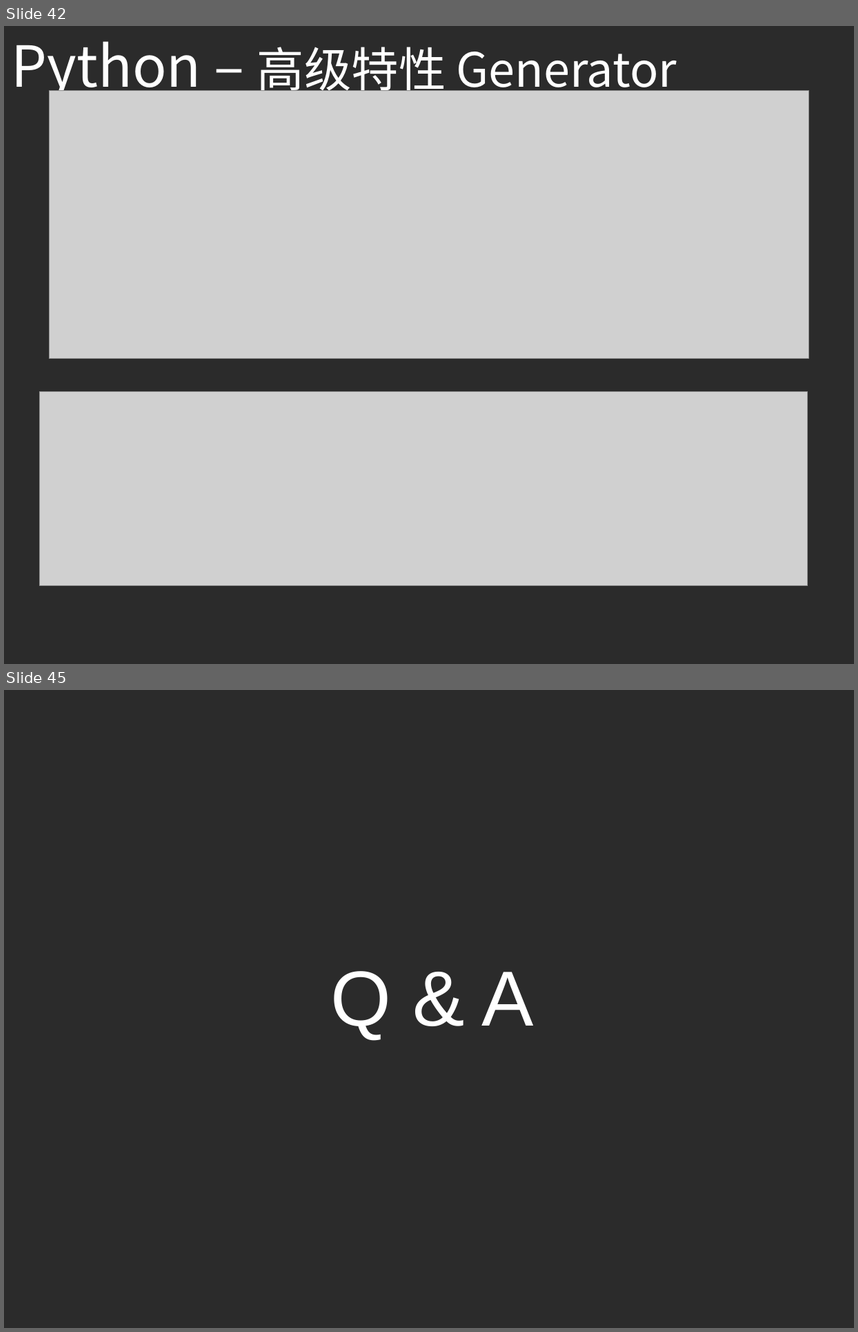
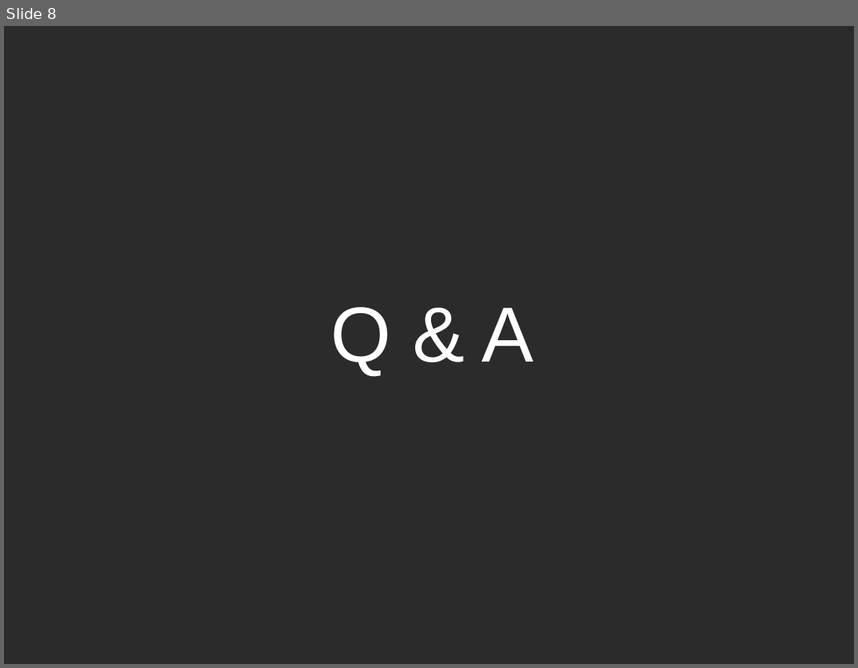
Before and after one commit to ouriris/ml-course, a slide deck: chapter.4/ppt/ML_CH4_Naive_Bayes.pptx. Shown one above the other, each under a label of ours: slides 42 and 45 before the commit, slide 8 after it; the slides between them are not shown. The pictures are 858x1332 and 858x668 pixels, drawn with LibreOffice and Linux fonts; fonts in the diff are those of the drawing; grey boxes stand for pictures; background and template pictures are left out; a plain dark background stands for a picture behind light text. Boxes give left, top, right and bottom in pixels: in the first picture for what was removed or moved away, otherwise in the second. Text is boxed around its words. In the diff, an @@ line names an element or a change of style, - is before the commit and + after.

```diff
--- a/chapter.4/ppt/ML_CH4_Naive_Bayes.pptx
+++ b/chapter.4/ppt/ML_CH4_Naive_Bayes.pptx
@@ slide 42 removed at (4, 26, 854, 664), background picture (left out) @@
@@ text removed at (12, 41, 677, 101) @@
-Python – 高级特性 Generator
@@ picture removed at (49, 91, 809, 359) @@
@@ picture removed at (40, 392, 808, 586) @@
@@ what was slide 45 is now slide 8 @@
```
Also in this commit, not shown: 6 slides added, 42 other slides removed.
